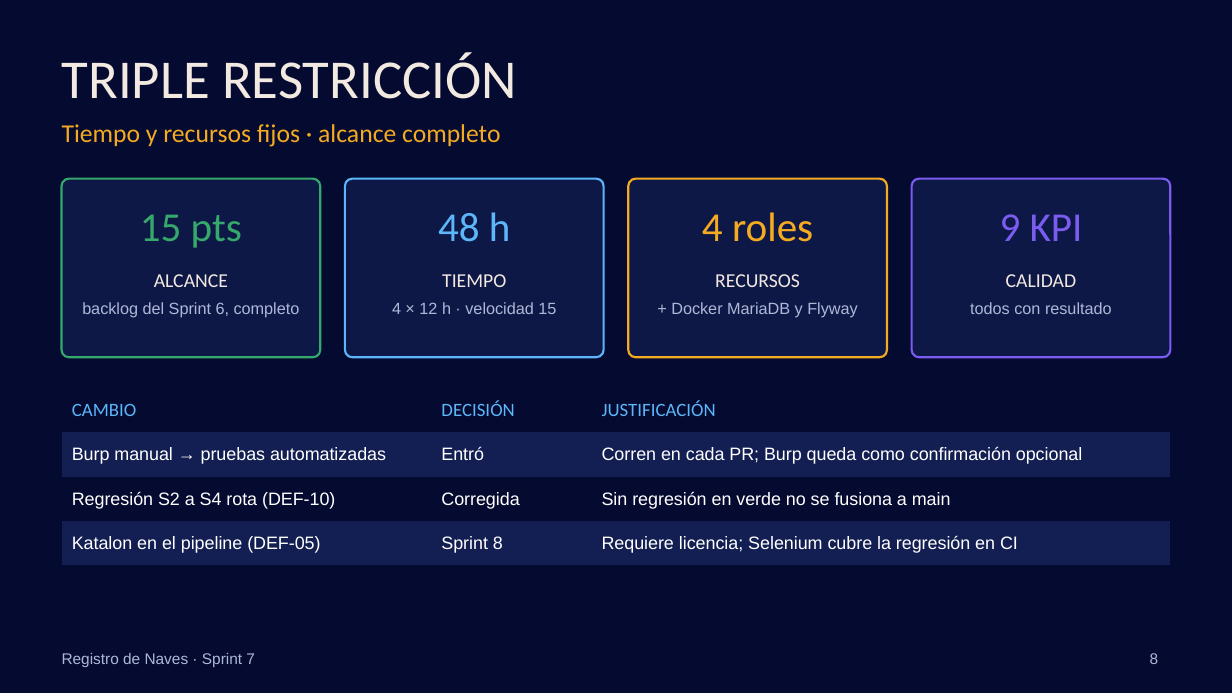
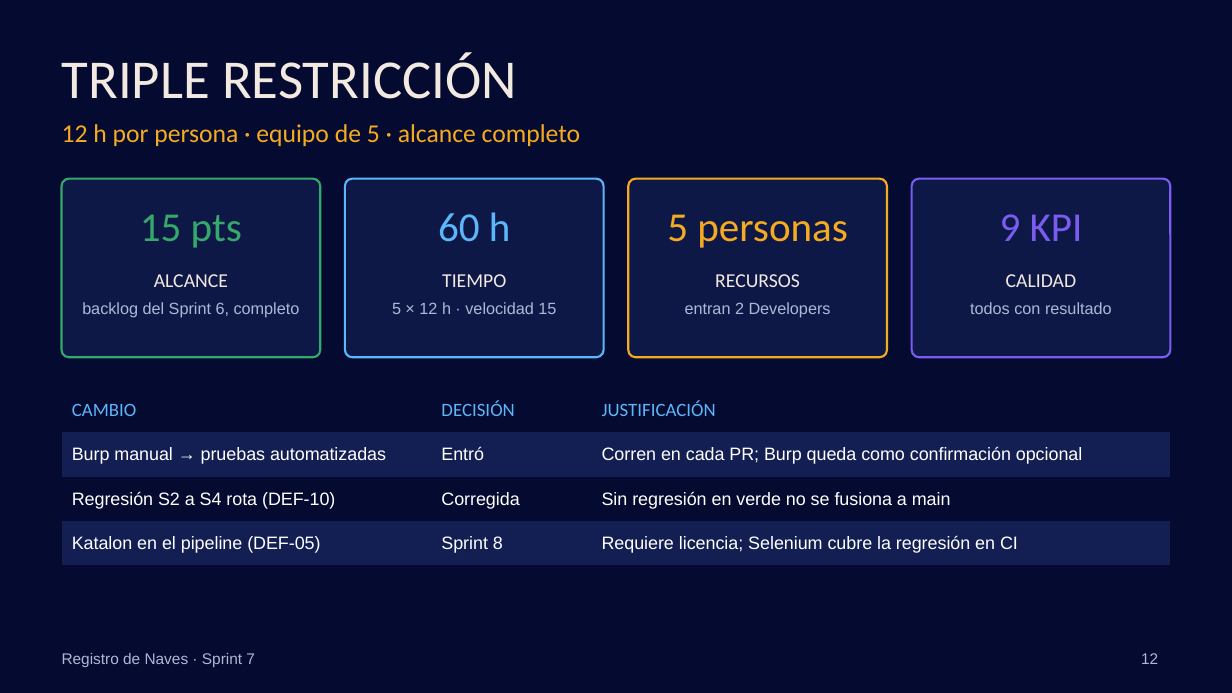
Before and after one commit to torres-martin/registro-maritimo-digital, a slide deck: slide 12 of docs/Sprint7-RegistroNaves.pptx (slide 8 before the commit). Drawn at 1232x693 pixels with LibreOffice and Linux fonts; fonts in the diff are those of the drawing; background and template pictures are left out. Boxes give left, top, right and bottom in pixels: in the first picture for what was removed or moved away, otherwise in the second. Text is boxed around its words. In the diff, an @@ line names an element or a change of style, - is before the commit and + after.

```diff
--- a/docs/Sprint7-RegistroNaves.pptx
+++ b/docs/Sprint7-RegistroNaves.pptx
@@ text at <box>62,124,581,146</box>: text changed @@
-Tiempo y recursos fijos · alcance completo
+12 h por persona · equipo de 5 · alcance completo
@@ text at <box>438,212,511,242</box>: text changed @@
-48 h
+60 h
@@ text at <box>667,214,848,248</box>: text changed @@
-4 roles
+5 personas
@@ text at <box>392,302,556,314</box>: text changed @@
-4 × 12 h · velocidad 15
+5 × 12 h · velocidad 15
@@ text at <box>685,302,831,318</box>: text changed @@
-+ Docker MariaDB y Flyway
+entran 2 Developers
@@ page number at <box>1141,653,1158,664</box>: text changed @@
-8
+12
```
Also in this commit, not shown: 5 other slides changed, 5 slides added, 3 other files.
